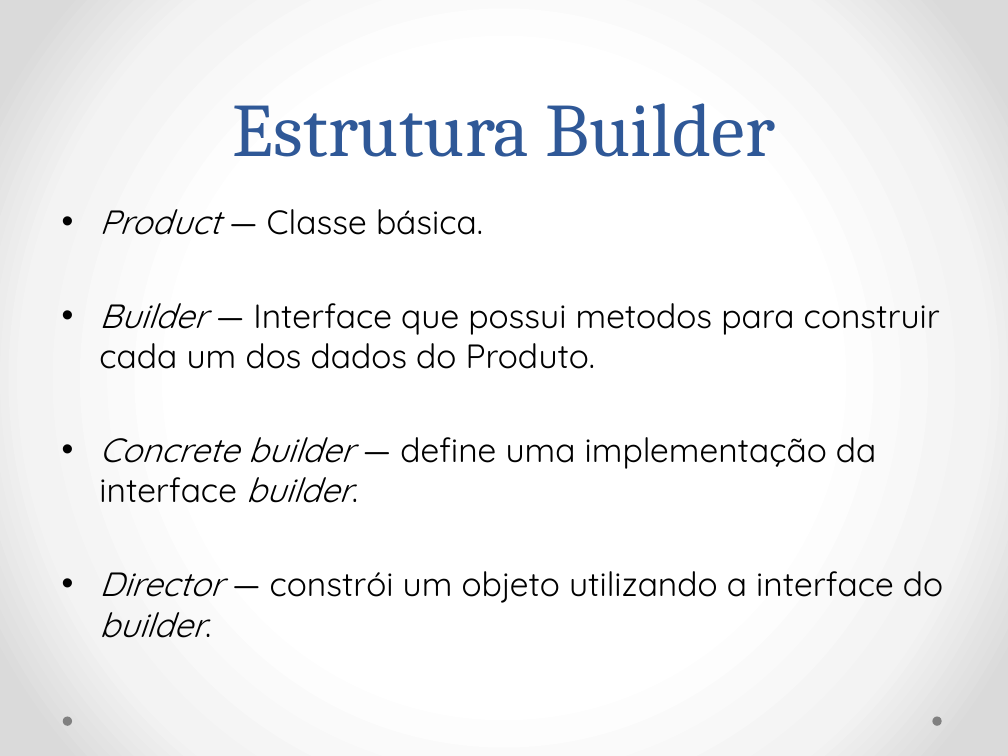
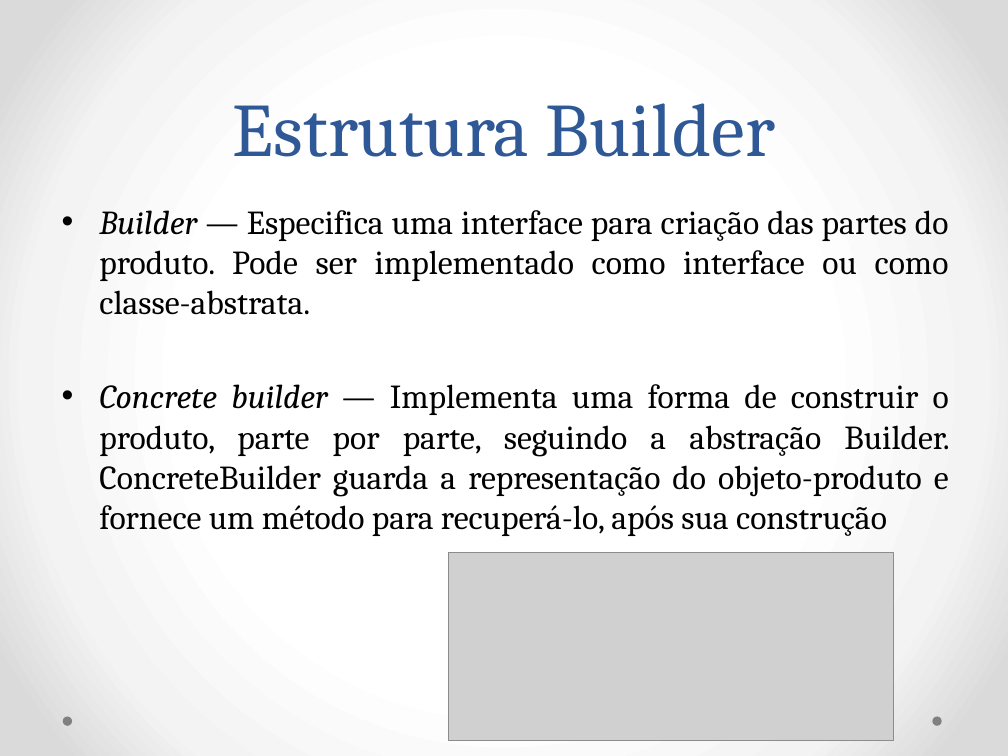
Before and after one commit to BrunoFelix/Restoran, a slide deck: slide 5 of Docs/Apresentação Padrões de Projetos.pptx (slide 4 before the commit). Drawn at 1008x756 pixels with LibreOffice and Linux fonts; fonts in the diff are those of the drawing; grey boxes stand for pictures. Boxes give left, top, right and bottom in pixels: in the first picture for what was removed or moved away, otherwise in the second. Text is boxed around its words. In the diff, an @@ line names an element or a change of style, - is before the commit and + after.

```diff
--- a/Docs/Apresentação Padrões de Projetos.pptx
+++ b/Docs/Apresentação Padrões de Projetos.pptx
@@ text at box(99, 210, 949, 536): text changed; font Quicksand to Cambria @@
-• Product — Classe básica.
-• Builder — Interface que possui metodos para construir cada um dos dados do Produto.
-• Concrete builder — define uma implementação da interface builder.
-• Director — constrói um objeto utilizando a interface do builder.
+• Builder — Especifica uma interface para criação das partes do produto. Pode ser implementado como interface ou como classe-abstrata.
+• Concrete builder — Implementa uma forma de construir o produto, parte por parte, seguindo a abstração Builder. ConcreteBuilder guarda a representação do objeto-produto e fornece um método para recuperá-lo, após sua construção
@@ picture added at box(449, 552, 894, 740) @@
```
Also in this commit, not shown: 8 other slides changed, 27 slides added, 7 slides removed, 1 other file.
